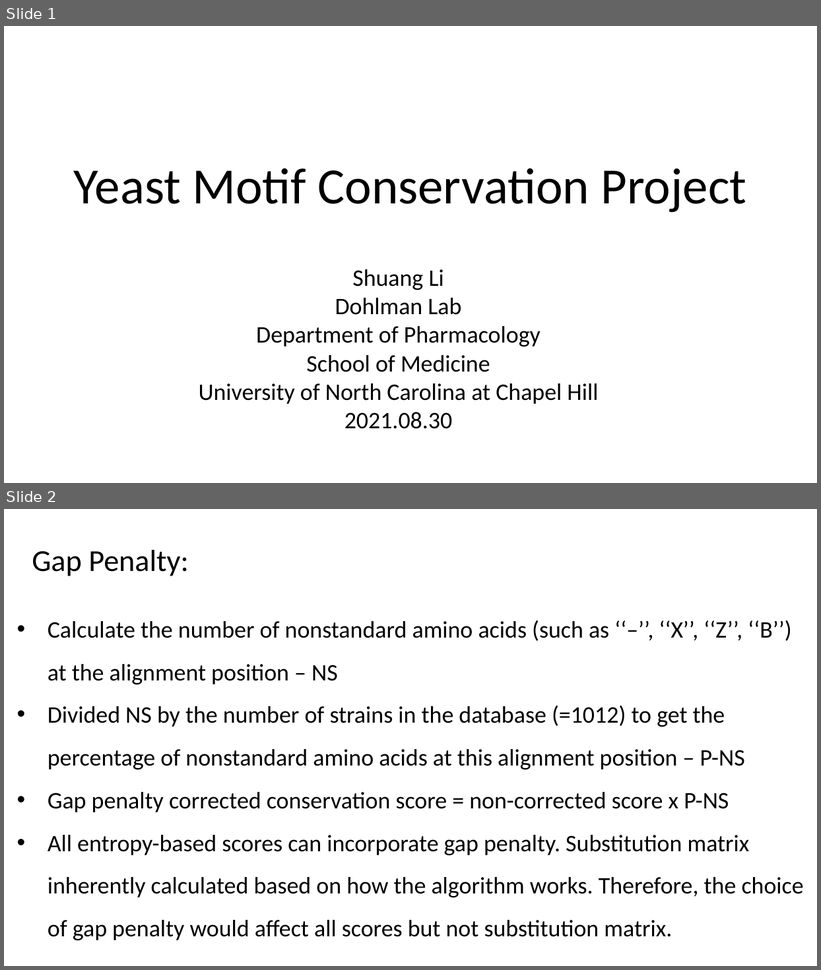
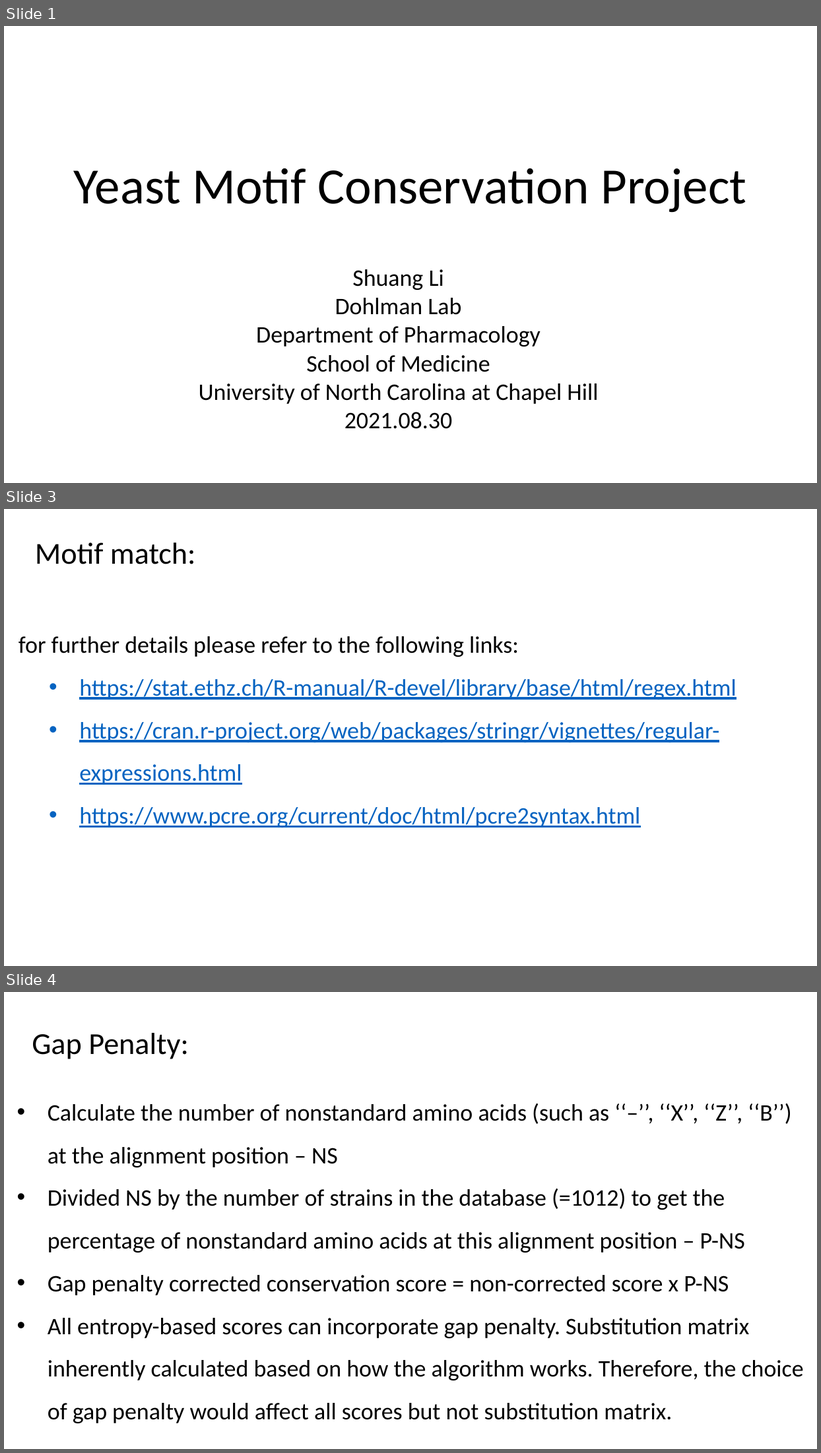
Before and after one commit to Shuang-Plum/YeastMotifConserv, a slide deck: www/YeastMotifConservationScore_SupportingInfo.pptx. Shown one above the other, each under a label of ours: slides 1 and 2 before the commit, slides 1, 3 and 4 after it; the slides between them are not shown. The pictures are 821x970 and 821x1453 pixels, drawn with LibreOffice and Linux fonts; fonts in the diff are those of the drawing. Boxes give left, top, right and bottom in pixels: in the first picture for what was removed or moved away, otherwise in the second. Text is boxed around its words. In the diff, an @@ line names an element or a change of style, - is before the commit and + after.

```diff
--- a/www/YeastMotifConservationScore_SupportingInfo.pptx
+++ b/www/YeastMotifConservationScore_SupportingInfo.pptx
@@ slide 3 added at (4,509,817,966), background #FFFFFF @@
@@ text added at (35,543,196,564), 36 pt, text #000000 @@
+Motif match:
@@ text added at (19,636,737,828), 28 pt, text #0563C1, underline @@
+    for further details please refer to the following links:
+      • https://stat.ethz.ch/R-manual/R-devel/library/base/html/regex.html
+      • https://cran.r-project.org/web/packages/stringr/vignettes/regular-expressions.html
+      • https://www.pcre.org/current/doc/html/pcre2syntax.html
@@ what was slide 2 is now slide 4 @@
```
Also in this commit, not shown: 1 other slide added, 12 other files.
